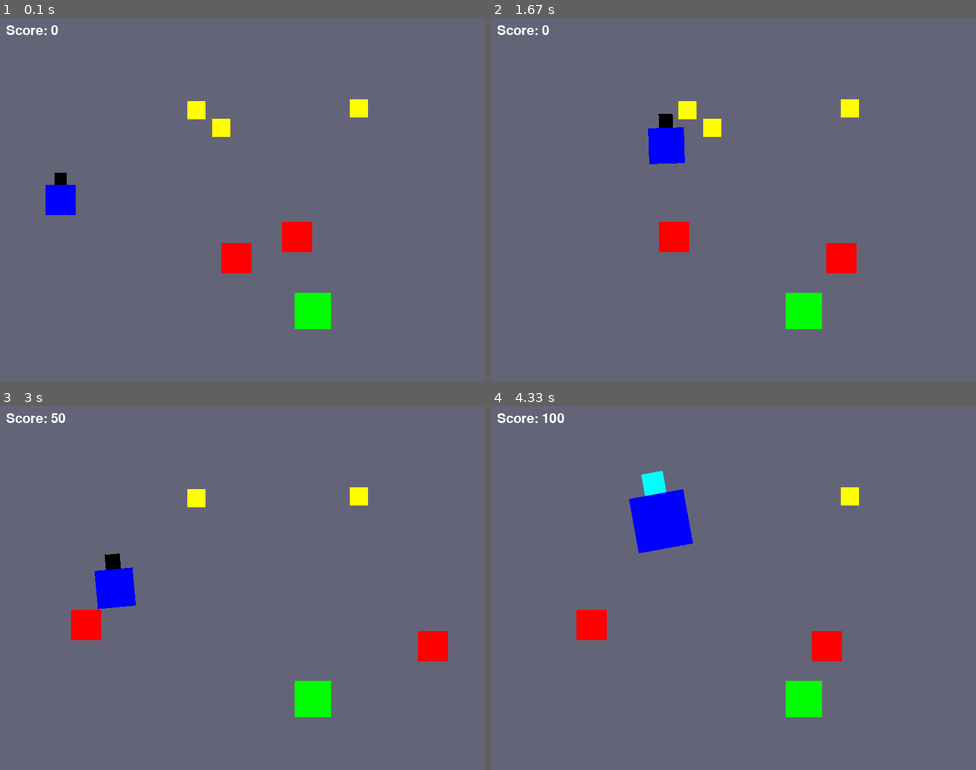
Above: before the commit, frames 1-4 (two rows, left to right).
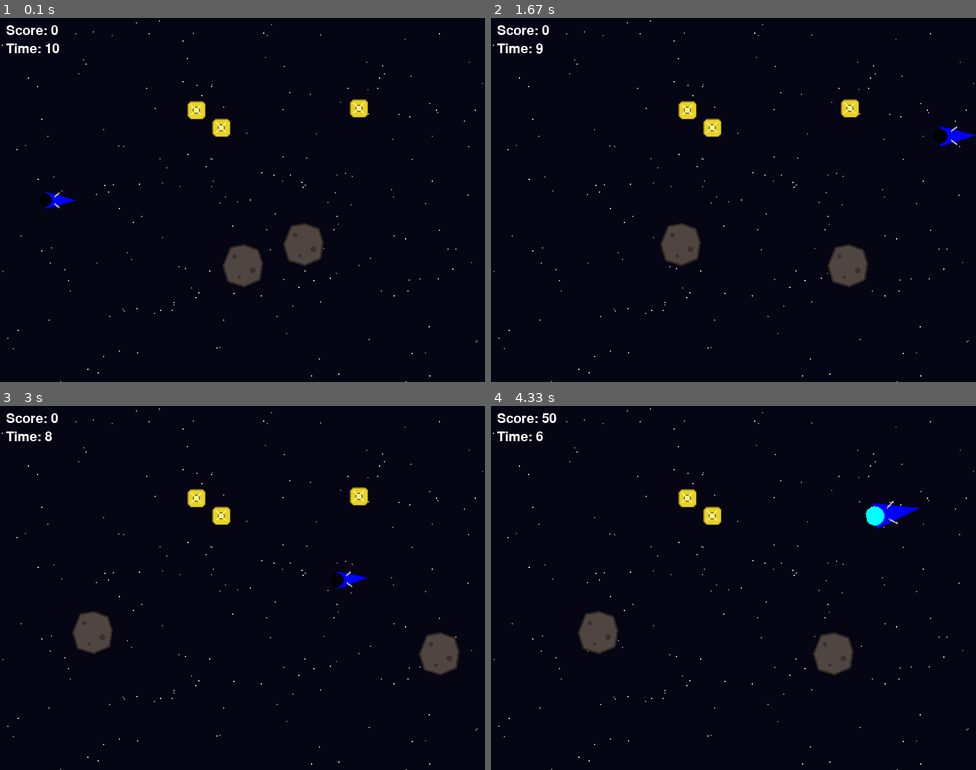
Above: after the commit, the same moments.

Repository: IbrahimSaeid-PR/Jail-Escape-Game-Pygame-
Game: pygame game, started from Game.py
Two runs of this game, one before a commit and one after it. Both use one fixed random seed, a clock stepped at 60 frames per second and the inputs below.
Inputs (mouse positions are in pixels of both pictures, inside the frame that each line leads up to):
- Up to frame 1 (0.1 s): no input
- Up to frame 2 (1.67 s): press the mouse at (714, 214) at 0.37 s; move the mouse to (801, 203) at 0.47 s; release the mouse at (888, 189) at 0.6 s; hold Right 0.67-1.13 s; move the mouse to (714, 101) at 0.7 s; hold Up 1.17-1.47 s; hold W 1.17-1.47 s; hold Right from 1.5 s (still down); tap E at 1.65 s
- Up to frame 3 (3 s): release Right at 1.97 s; hold Left 2-2.53 s; hold Down 2.57-2.87 s; hold S 2.57-2.87 s; hold Left from 2.9 s (still down)
- Up to frame 4 (4.33 s): tap E at 3.05 s; release Left at 3.3 s; hold Up 3.33-3.7 s; hold W 3.33-3.7 s; hold Right from 3.73 s (still down)

The runs differ from the first frame. In frame 1, 100% of the frame differs, in the area x 0-100%, y 0-100%; in frame 2, 100%; in frame 3, 100%; in frame 4, 100%.

Commit message:
improving design, adding mouse control

Diff:
--- a/Game.py
+++ b/Game.py
@@ -8,7 +8,7 @@
 # Window
 WIDTH, HEIGHT = 800, 600
 screen = pygame.display.set_mode((WIDTH, HEIGHT))
-pygame.display.set_caption("Jail Escape - Grow on Apple")
+pygame.display.set_caption("Space Escape Game")
 
 clock = pygame.time.Clock()
 font = pygame.font.SysFont(None, 32)
@@ -25,10 +25,6 @@
 scale = 1.0
 head_glow_time = 0  # duration of glow effect
 
-# Exit
-exit_size = 60
-exit_x, exit_y = WIDTH - 100, HEIGHT // 2
-
 # Guards and keys
 num_guards = 2
 num_keys = 3
@@ -38,11 +34,21 @@
 # Game state
 score = 0
 game_over = False
+level_time_left = 10.0  # seconds per level
+
+# Starfield for space background
+stars = [(random.randint(0, WIDTH), random.randint(0, HEIGHT), random.randint(100, 255)) for _ in range(200)]
+
+def draw_starfield(surface):
+
+    for sx, sy, brightness in stars:
+        pygame.draw.circle(surface, (brightness, brightness, brightness), (sx, sy), 1)
+
+def all_keys_collected():
+    return all(k["collected"] for k in keys)
 
 def generate_level():
-    global guards, keys, exit_x, exit_y
-    exit_x = random.randint(WIDTH // 2, WIDTH - 100)
-    exit_y = random.randint(50, HEIGHT - exit_size - 50)
+    global guards, keys, level_time_left
     guards = [{"x": random.randint(150, WIDTH-150),
                "y": random.randint(50, HEIGHT-50),
                "dir": random.choice([-2, 2])} for _ in range(num_guards)]
@@ -53,6 +59,7 @@
             "y": random.randint(50, HEIGHT-50),
             "collected": False
         })
+    level_time_left = 10.0
 
 def reset_player():
     global x, y, player_color, head_color, angle, scale, head_glow_time
@@ -64,25 +71,32 @@
     head_glow_time = 0
 
 def draw_composite_player(surface, cx, cy, angle, scale, body_color, head_color):
-    # Body
-    body_rect = pygame.Rect(-body_size/2, -body_size/2, body_size, body_size)
-    body_rect_scaled = pygame.Rect(body_rect.x*scale, body_rect.y*scale, body_rect.width*scale, body_rect.height*scale)
-
-    # Head
-    head_rect = pygame.Rect(-head_size/2, -body_size/2 - head_size, head_size, head_size)
-    head_rect_scaled = pygame.Rect(head_rect.x*scale, head_rect.y*scale, head_rect.width*scale, head_rect.height*scale)
-
-    # Surface for rotation
-    surf_width = int(max(body_size, head_size)*scale*2)
-    surf_height = int((body_size + head_size)*scale*2)
-    surf = pygame.Surface((surf_width, surf_height), pygame.SRCALPHA)
-
-    # Draw body
-    pygame.draw.rect(surf, body_color, (surf_width/2 - body_rect_scaled.width/2, surf_height/2 - body_rect_scaled.height/2, body_rect_scaled.width, body_rect_scaled.height))
-    # Draw head
-    pygame.draw.rect(surf, head_color, (surf_width/2 - head_rect_scaled.width/2, surf_height/2 - body_rect_scaled.height/2 - head_rect_scaled.height, head_rect_scaled.width, head_rect_scaled.height))
-
-    # Rotate surface
+    # Simple spaceship: triangle body + small fins + engine glow
+    ship_len = body_size * 1.0 * scale
+    ship_w = body_size * 0.8 * scale
+
+    surf_w = int(ship_len * 1.4)
+    surf_h = int(ship_w * 1.6)
+    surf = pygame.Surface((surf_w, surf_h), pygame.SRCALPHA)
+    cx_local, cy_local = surf_w // 2, surf_h // 2
+
+    nose = (cx_local + ship_len * 0.5, cy_local)
+    tail_top = (cx_local - ship_len * 0.5, cy_local - ship_w * 0.35)
+    tail_bottom = (cx_local - ship_len * 0.5, cy_local + ship_w * 0.35)
+
+    # Main body (triangle)
+    pygame.draw.polygon(surf, body_color, [nose, tail_top, tail_bottom])
+
+    # Side fins
+    fin_offset = ship_len * 0.05
+    fin_span = ship_w * 0.6
+    pygame.draw.line(surf, (180, 180, 220), (cx_local - fin_offset, cy_local - fin_span / 2), (cx_local - ship_len * 0.2, cy_local - ship_w * 0.15), 3)
+    pygame.draw.line(surf, (180, 180, 220), (cx_local - fin_offset, cy_local + fin_span / 2), (cx_local - ship_len * 0.2, cy_local + ship_w * 0.15), 3)
+
+    # Engine glow at tail
+    glow_radius = int(body_size * 0.22 * scale)
+    pygame.draw.circle(surf, head_color, (int(cx_local - ship_len * 0.5), cy_local), glow_radius)
+
     rotated_surf = pygame.transform.rotate(surf, math.degrees(angle))
     rect = rotated_surf.get_rect(center=(cx, cy))
     surface.blit(rotated_surf, rect.topleft)
@@ -97,26 +111,80 @@
 def key_rect(k):
     return pygame.Rect(k["x"], k["y"], 30, 30)
 
+def draw_space_part(surface, k):
+    size = 30
+    x0, y0 = k["x"], k["y"]
+    cx, cy = x0 + size // 2, y0 + size // 2
+    part_surf = pygame.Surface((size, size), pygame.SRCALPHA)
+
+    # Base plate with beveled corners
+    plate = [(5, 0), (size-6, 0), (size-1, 5), (size-1, size-6), (size-6, size-1), (5, size-1), (0, size-6), (0, 5)]
+    pygame.draw.polygon(part_surf, (230, 210, 40), plate)
+    pygame.draw.polygon(part_surf, (140, 120, 10), plate, width=2)
+
+    # Central bolt
+    pygame.draw.circle(part_surf, (255, 255, 180), (size//2, size//2), 6)
+    pygame.draw.circle(part_surf, (120, 110, 60), (size//2, size//2), 6, width=2)
+
+    # Diagonal struts
+    pygame.draw.line(part_surf, (255, 240, 120), (6, size-8), (size-8, 6), 3)
+    pygame.draw.line(part_surf, (255, 240, 120), (6, 6), (size-8, size-8), 3)
+
+    surface.blit(part_surf, (x0, y0))
+
+def draw_asteroid(surface, g):
+    size = int(body_size * 1.5)
+    x0, y0 = g["x"], g["y"]
+    rock_surf = pygame.Surface((size, size), pygame.SRCALPHA)
+
+    # Jagged asteroid shape
+    points = [
+        (size * 0.2, size * 0.1),
+        (size * 0.5, size * 0.05),
+        (size * 0.8, size * 0.15),
+        (size * 0.9, size * 0.45),
+        (size * 0.85, size * 0.8),
+        (size * 0.5, size * 0.95),
+        (size * 0.15, size * 0.85),
+        (size * 0.05, size * 0.5),
+    ]
+
+    # Dark rocky color
+    pygame.draw.polygon(rock_surf, (80, 70, 65), points)
+    pygame.draw.polygon(rock_surf, (50, 40, 35), points, width=3)
+
+    # Crater-like shadows
+    pygame.draw.circle(rock_surf, (60, 50, 45), (int(size * 0.3), int(size * 0.3)), 4)
+    pygame.draw.circle(rock_surf, (60, 50, 45), (int(size * 0.7), int(size * 0.6)), 5)
+    pygame.draw.circle(rock_surf, (60, 50, 45), (int(size * 0.4), int(size * 0.75)), 3)
+
+    surface.blit(rock_surf, (x0, y0))
+
 # First level
 generate_level()
 
 running = True
 while running:
-    clock.tick(60)
-    screen.fill((100, 100, 120))
+    dt = clock.tick(60) / 1000.0
+    screen.fill((5, 5, 20))  # Deep space dark background
+    draw_starfield(screen)  # Draw stars
 
     for event in pygame.event.get():
         if event.type == pygame.QUIT:
             running = False
 
     keys_pressed = pygame.key.get_pressed()
+    mouse_buttons = pygame.mouse.get_pressed()
 
     if not game_over:
-        # Movement
+        # Movement (arrows/WASD or hold left mouse to steer)
         if keys_pressed[pygame.K_LEFT]: x -= speed
         if keys_pressed[pygame.K_RIGHT]: x += speed
         if keys_pressed[pygame.K_UP]: y -= speed
         if keys_pressed[pygame.K_DOWN]: y += speed
+
+        if mouse_buttons[0]:
+            x, y = pygame.mouse.get_pos() # allow player to use mouse
 
         # Scaling
         if keys_pressed[pygame.K_w]: scale += 0.01
@@ -157,31 +225,35 @@
         else:
             head_color = (0, 0, 0)  # back to black
 
-        # Reaching exit
-        exit_rect = pygame.Rect(exit_x, exit_y, exit_size, exit_size)
-        if player_rect().colliderect(exit_rect):
+        # Level timer countdown
+        level_time_left = max(0.0, level_time_left - dt)
+        if level_time_left <= 0.0:
+            game_over = True
+
+        # Advance when all keys are collected (no exit square)
+        if all_keys_collected():
             score += 100
             reset_player()
             generate_level()
 
-    # Draw exit
-    pygame.draw.rect(screen, (0, 255, 0), (exit_x, exit_y, exit_size, exit_size))
 
     # Draw keys
     for k in keys:
         if not k["collected"]:
-            pygame.draw.rect(screen, (255, 255, 0), (k["x"], k["y"], 30, 30))
-
-    # Draw guards
+            draw_space_part(screen, k)
+
+    # Draw guards as asteroids
     for g in guards:
-        pygame.draw.rect(screen, (255, 0, 0), (g["x"], g["y"], body_size, body_size))
+        draw_asteroid(screen, g)
 
     # Draw composite player
     draw_composite_player(screen, x, y, angle, scale, player_color, head_color)
 
     # HUD
     hud = font.render(f"Score: {score}", True, (255, 255, 255))
+    timer = font.render(f"Time: {int(math.ceil(level_time_left))}", True, (255, 255, 255))
     screen.blit(hud, (10, 10))
+    screen.blit(timer, (10, 40))
 
     # Game Over
     if game_over:
